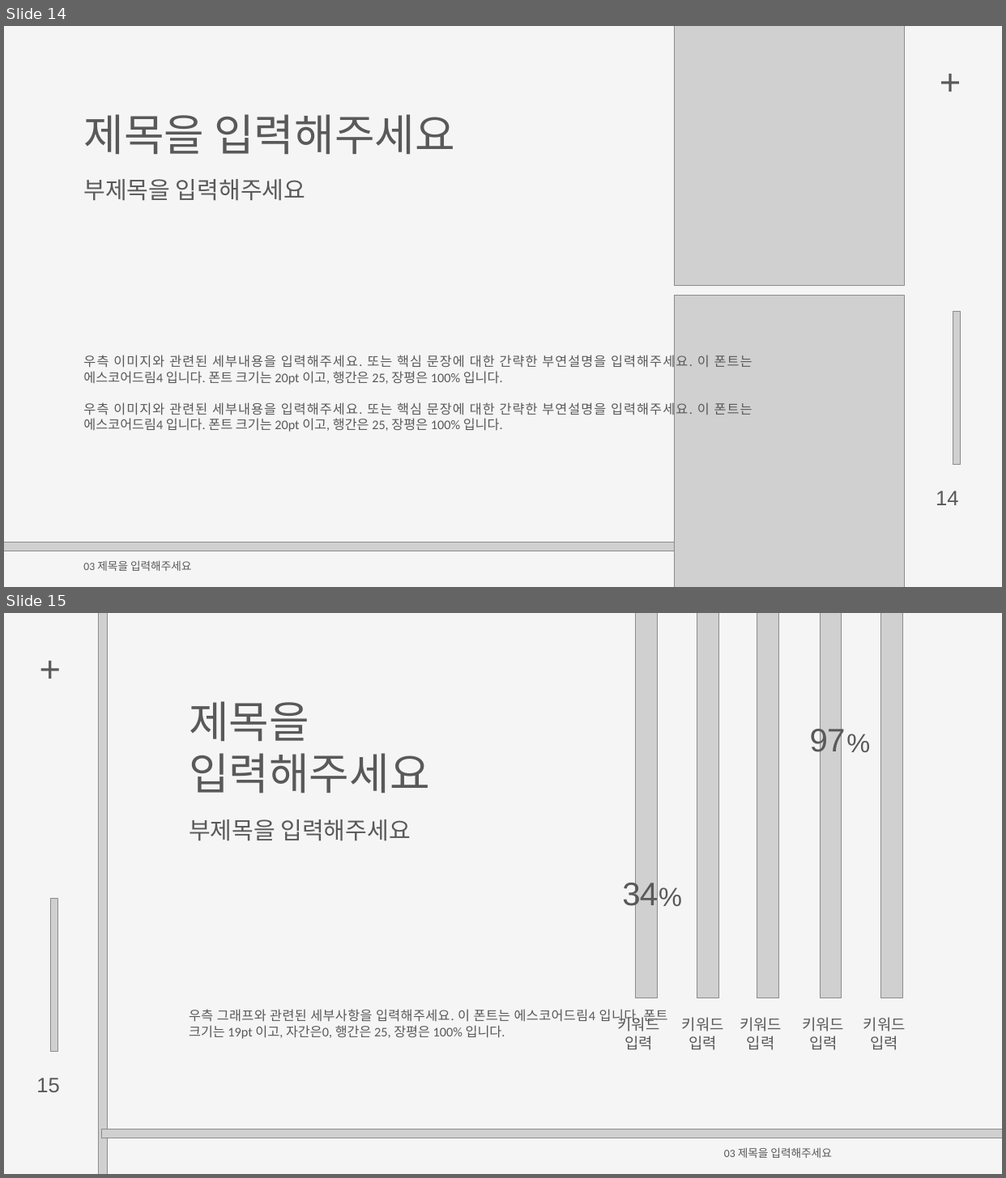
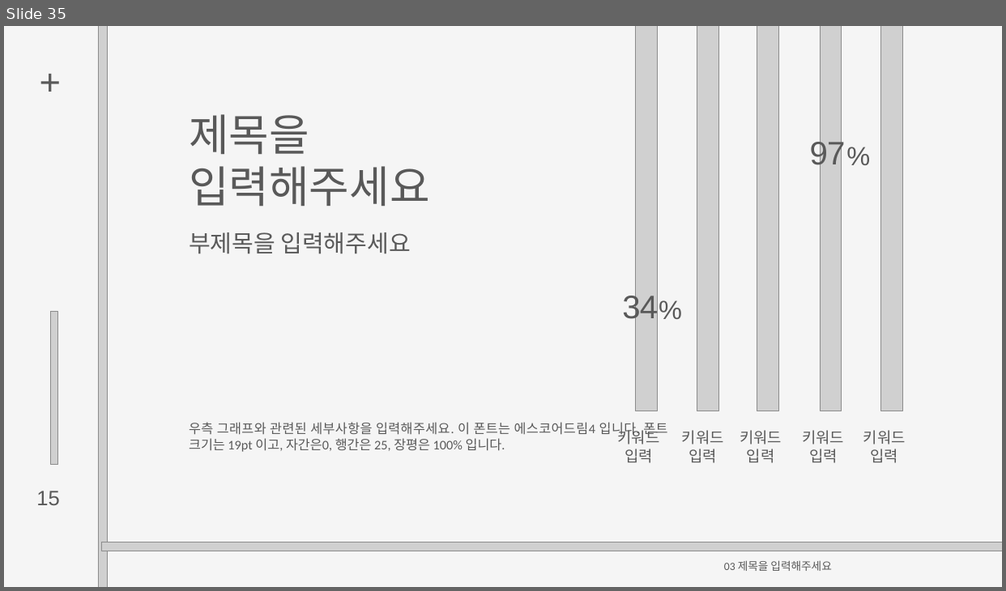
Before and after one commit to byungmeo/CockFit, a slide deck: Documents/팀프로젝트1_7조(방구석낭만)_제안서발표자료.pptx. Shown one above the other, each under a label of ours: slides 14 and 15 before the commit, slide 35 after it. The pictures are 1006x1178 and 1006x591 pixels, drawn with LibreOffice and Linux fonts; fonts in the diff are those of the drawing; grey boxes stand for pictures. Boxes give left, top, right and bottom in pixels: in the first picture for what was removed or moved away, otherwise in the second. Text is boxed around its words. In the diff, an @@ line names an element or a change of style, - is before the commit and + after.

```diff
--- a/Documents/팀프로젝트1_7조(방구석낭만)_제안서발표자료.pptx
+++ b/Documents/팀프로젝트1_7조(방구석낭만)_제안서발표자료.pptx
@@ slide 14 removed at box(4, 26, 1002, 587), background #F5F5F5 @@
@@ picture removed at box(674, 26, 905, 286) @@
@@ text removed at box(930, 56, 970, 124) @@
-+
@@ text removed at box(83, 114, 455, 155) @@
-제목을 입력해주세요
@@ text removed at box(83, 179, 305, 201) @@
-부제목을 입력해주세요
@@ picture removed at box(674, 296, 905, 587) @@
@@ picture removed at box(953, 311, 960, 464) @@
@@ text removed at box(83, 353, 752, 432) @@
-우측 이미지와 관련된 세부내용을 입력해주세요. 또는 핵심 문장에 대한 간략한 부연설명을 입력해주세요. 이 폰트는 에스코어드림4 입니다. 폰트 크기는 20pt 이고, 행간은 25, 장평은 100% 입니다.
-우측 이미지와 관련된 세부내용을 입력해주세요. 또는 핵심 문장에 대한 간략한 부연설명을 입력해주세요. 이 폰트는 에스코어드림4 입니다. 폰트 크기는 20pt 이고, 행간은 25, 장평은 100% 입니다.
@@ text removed at box(936, 491, 959, 506) @@
-14
@@ picture removed at box(4, 543, 827, 552) @@
@@ text removed at box(83, 561, 191, 571) @@
-03 제목을 입력해주세요
@@ what was slide 15 is now slide 35 @@
```
Also in this commit, not shown: 4 slides changed, 29 slides added, 8 other slides removed, 3 other files.
